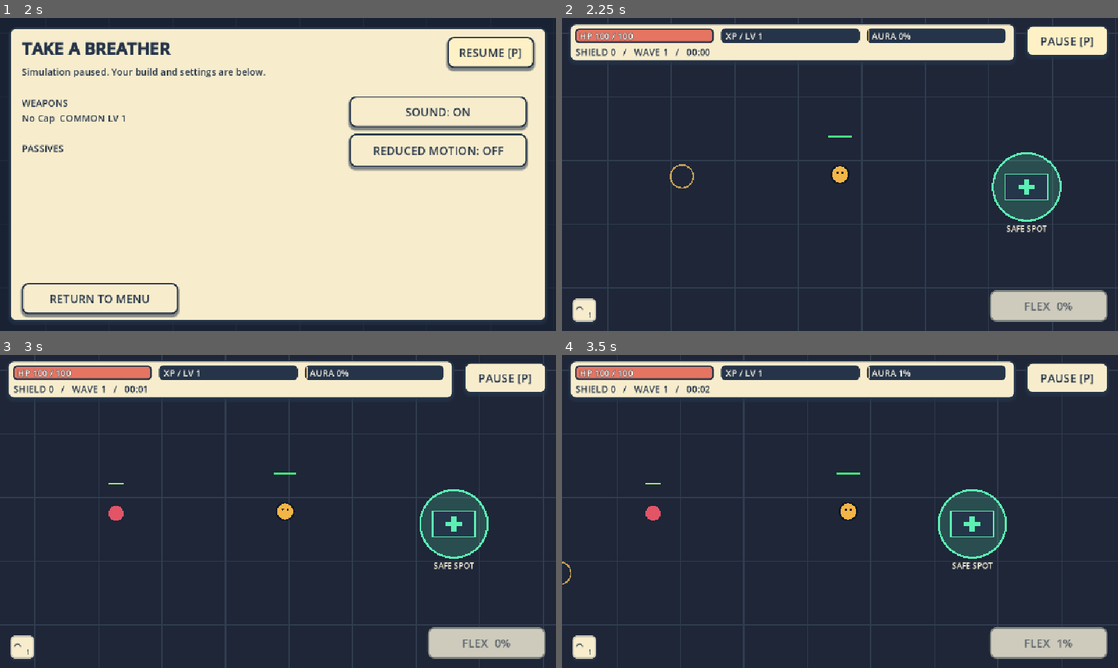
Above: before the commit, frames 1-4 (two rows, left to right).
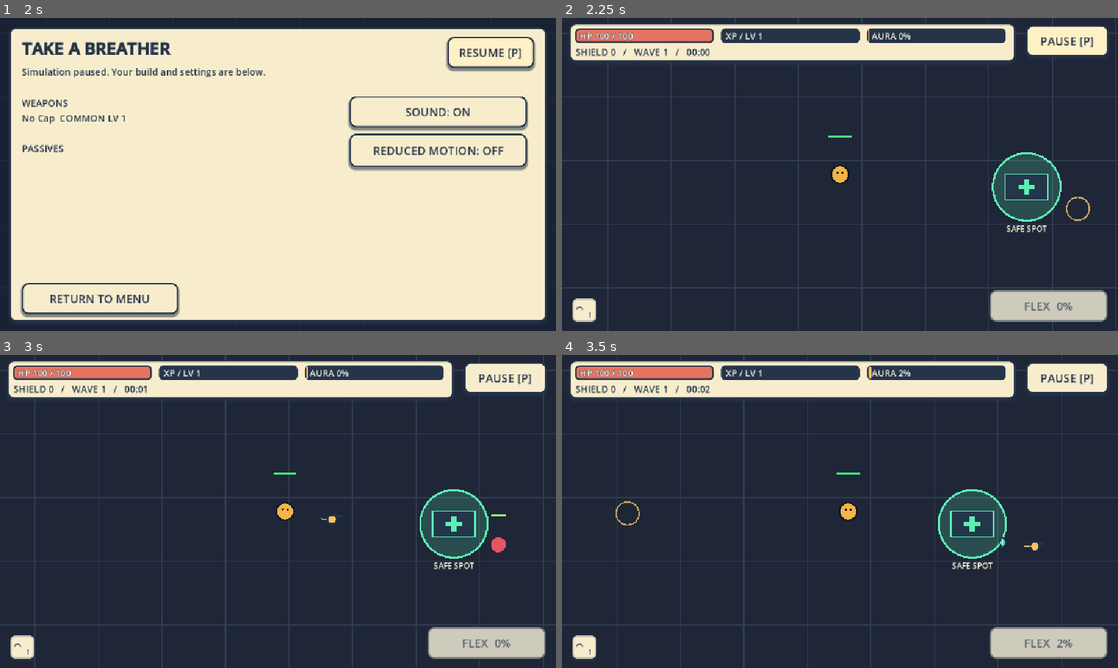
Above: after the commit, the same moments.

Repository: pedro-ai-coder/aura-farmer-godot
Game: Godot game, scene res://scenes/main.tscn
The game is run twice, just before and just after one commit, with the same random seed, the same clock (stepped at 60 frames per second) and the same inputs.
Inputs (mouse positions are in pixels of both pictures, inside the frame that each line leads up to):
- Up to frame 1 (2 s): click "PLAY RUIN ALLEY" at 0.5 s; click "PAUSE [P]" at 1.25 s
- Up to frame 2 (2.25 s): click "RESUME [P]" at 2 s
- Up to frame 3 (3 s): move the mouse to (400, 495) at 2.77 s; hold Right (ui_right) from 2.78 s (still down); tap M at 2.85 s; click (400, 495) at 2.92 s
- Up to frame 4 (3.5 s): keep holding Right (ui_right)

Frame 1 is identical in both runs. In frame 2, 0.1% of the frame differs, in the area x 19-95%, y 46-65%; in frame 3, 0.3%; in frame 4, 0.3%, in the area x 0-90%, y 3-94%.

Commit message:
Use the seeded stream for integer random draws

Diff:
--- a/scripts/phaser_rng.gd
+++ b/scripts/phaser_rng.gd
@@ -17,4 +17,6 @@
     return float((value ^ (value >> 14)) & 0xffffffff) / 4294967296.0
 
 func randi_range(minimum: int, maximum: int) -> int:
-    return minimum + int(floor(randf() * float(maximum - minimum + 1)))
+    # An unqualified randf() resolves to Godot's global built-in here.
+    # Explicit dispatch is required to consume this seeded Mulberry32 stream.
+    return minimum + int(floor(self.randf() * float(maximum - minimum + 1)))
--- /dev/null
+++ b/tests/test_phaser_rng.gd
@@ -0,0 +1,46 @@
+extends SceneTree
+
+const SeededRng = preload("res://scripts/phaser_rng.gd")
+const Offers = preload("res://scripts/solo_offer_rules.gd")
+const Enemies = preload("res://scripts/solo_enemy_rules.gd")
+const RunScript = preload("res://scripts/solo_run.gd")
+var failures: Array[String] = []
+
+func check(ok: bool, message: String) -> void:
+    if not ok: failures.append(message)
+
+func _initialize() -> void:
+    var rng := SeededRng.new()
+    rng.seed = 451
+    # Generated independently with Phaser's JavaScript Mulberry32 and floor.
+    for expected in [517581,930193,475277,893140,470349,107972,678600,614024]:
+        var before := rng.state
+        check(rng.randi_range(0,1000000) == expected,"Integer draws match the JavaScript reference")
+        check(rng.state != before,"Integer draw advances the seeded stream")
+    var floats := SeededRng.new()
+    var integers := SeededRng.new()
+    floats.seed = 987654321
+    integers.seed = 987654321
+    for i in range(1000):
+        var expected := -7+int(floor(floats.randf()*23))
+        check(integers.randi_range(-7,15) == expected,"Integer/float interleaving shares one stream")
+        check(integers.randf() == floats.randf(),"Subsequent float consumes the next shared draw")
+    for role in ["ranged","melee","tank"]:
+        var first := SeededRng.new()
+        var second := SeededRng.new()
+        first.seed = 451
+        second.seed = 451
+        for wave in range(1,6):
+            var a := Offers.choices(role,wave,[],[],RunScript.WEAPONS,first)
+            # Changing global RNG must not alter seeded offers or enemy kinds.
+            seed(937+wave)
+            var b := Offers.choices(role,wave,[],[],RunScript.WEAPONS,second)
+            check(a == b and first.state == second.state,"Fresh equal seeds produce equal legal offers")
+            for i in range(20):
+                check(Enemies.spawn_kind(wave,200.0,first) == Enemies.spawn_kind(wave,200.0,second),"Spawn selection shares deterministic integer draws")
+    if failures.is_empty():
+        print("PASS: Seeded integer JavaScript parity, shared draw state, offers and enemy selection")
+        quit()
+    else:
+        for failure in failures: push_error(failure)
+        quit(1)
Not shown, changed: docs/MIGRATION_PROGRESS.md
Not shown, changed: scripts/validate.sh
